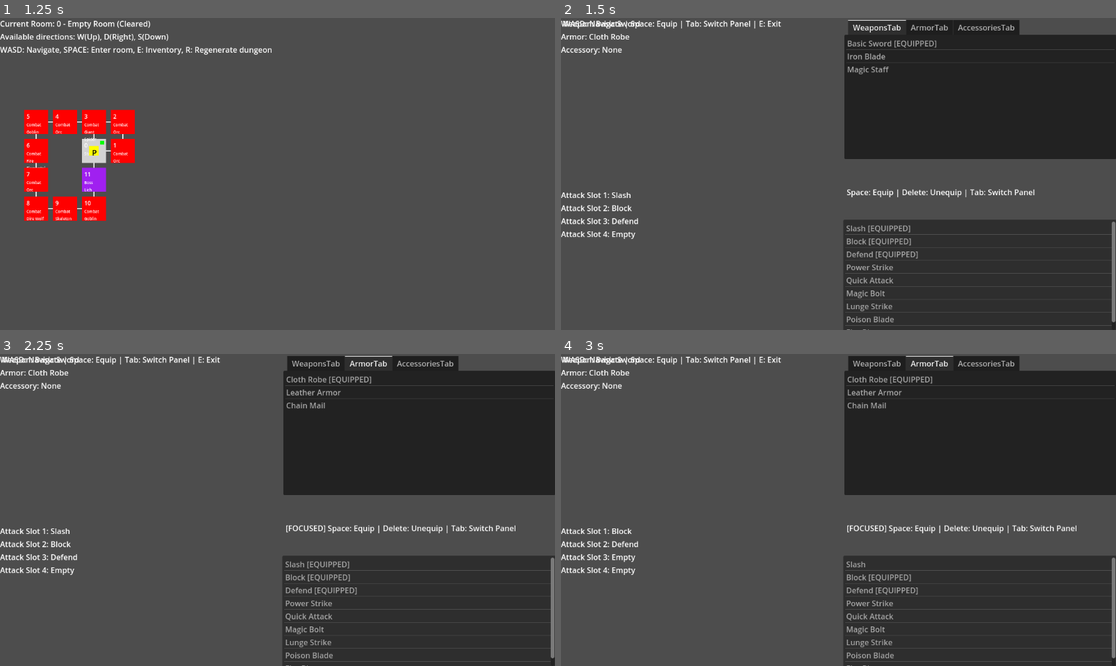
Above: before the commit, frames 1-4 (two rows, left to right).
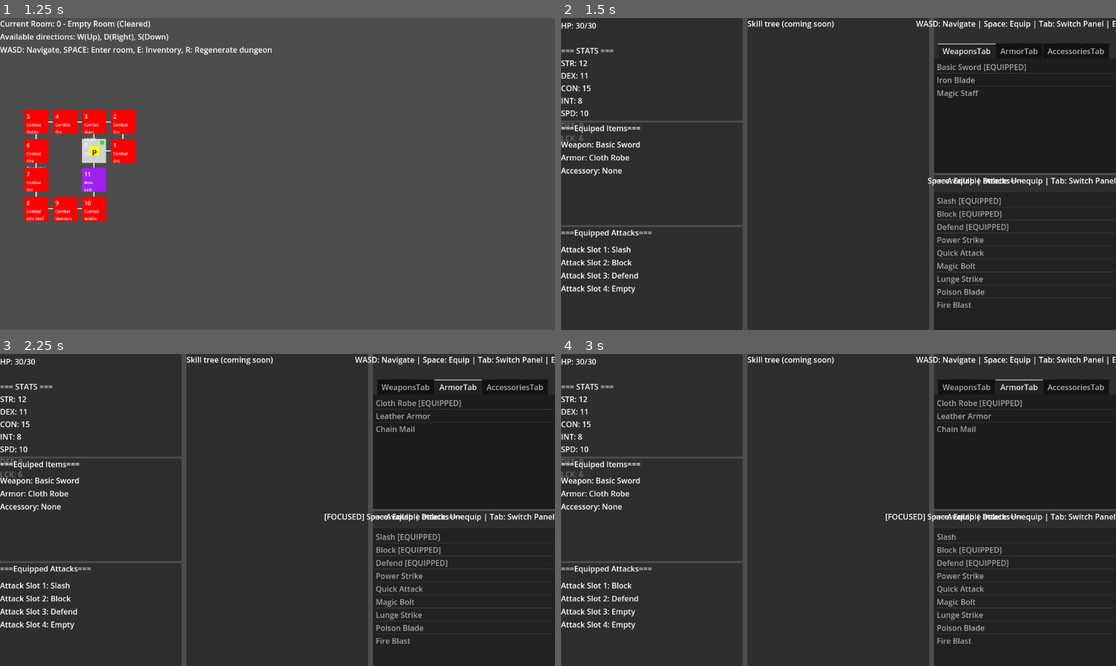
Above: after the commit, the same moments.

Repository: theoskille/project-rogue
Game: Godot game, scene res://scenes/main.tscn
The game is run twice, just before and just after one commit, with the same random seed, the same clock (stepped at 60 frames per second) and the same inputs.
Inputs:
- Up to frame 1 (1.25 s): tap Enter at 0.5 s; hold D from 0.53 s (still down); tap R at 0.6 s; tap Space at 0.77 s
- Up to frame 2 (1.5 s): tap Space at 1.25 s; release D at 1.28 s; hold S from 1.28 s (still down); tap E at 1.35 s
- Up to frame 3 (2.25 s): tap Space at 1.52 s; tap Enter at 2 s; release S at 2.03 s; hold D from 2.03 s (still down); tap Tab at 2.1 s
- Up to frame 4 (3 s): tap Space at 2.75 s; release D at 2.78 s; hold W from 2.78 s (still down); tap Delete at 2.85 s

Frame 1 is identical in both runs. In frame 2, 63% of the frame differs, in the area x 0-100%, y 0-100%; in frame 3, 63%; in frame 4, 63%.

Commit message:
update inventory ui

Diff:
--- a/scenes/main.tscn
+++ b/scenes/main.tscn
@@ -202,147 +202,208 @@
 anchor_bottom = 1.0
 grow_horizontal = 2
 grow_vertical = 2
+theme_override_constants/separation = 10
 metadata/_edit_use_anchors_ = true
 
 [node name="LeftPanel" type="VBoxContainer" parent="InventoryManager/HBoxContainer"]
 layout_mode = 2
+size_flags_horizontal = 3
+
+[node name="PlayerStatsPanel" type="Panel" parent="InventoryManager/HBoxContainer/LeftPanel"]
+layout_mode = 2
+size_flags_vertical = 3
+
+[node name="PlayerStatsLabel" type="Label" parent="InventoryManager/HBoxContainer/LeftPanel/PlayerStatsPanel"]
+layout_mode = 1
+anchors_preset = 15
+anchor_right = 1.0
+anchor_bottom = 1.0
+grow_horizontal = 2
+grow_vertical = 2
+metadata/_edit_use_anchors_ = true
 
 [node name="EquippedItemsPanel" type="Panel" parent="InventoryManager/HBoxContainer/LeftPanel"]
 layout_mode = 2
+size_flags_vertical = 3
 
 [node name="EquippedItemsLabel" type="Label" parent="InventoryManager/HBoxContainer/LeftPanel/EquippedItemsPanel"]
-layout_mode = 0
-offset_right = 402.0
-offset_bottom = 36.0
-metadata/_edit_use_anchors_ = true
-
-[node name="EquippedItemsContainer" type="VBoxContainer" parent="InventoryManager/HBoxContainer/LeftPanel/EquippedItemsPanel"]
-layout_mode = 0
-offset_right = 491.0
-offset_bottom = 337.0
-
-[node name="WeaponSlot" type="Label" parent="InventoryManager/HBoxContainer/LeftPanel/EquippedItemsPanel/EquippedItemsContainer"]
-layout_mode = 2
-
-[node name="ArmorSlot" type="Label" parent="InventoryManager/HBoxContainer/LeftPanel/EquippedItemsPanel/EquippedItemsContainer"]
-layout_mode = 2
-
-[node name="AccessorySlot" type="Label" parent="InventoryManager/HBoxContainer/LeftPanel/EquippedItemsPanel/EquippedItemsContainer"]
-layout_mode = 2
-
-[node name="EquippedAttacksPanel" type="Panel" parent="InventoryManager/HBoxContainer/LeftPanel"]
-layout_mode = 2
-
-[node name="EquippedAttacksLabel" type="Label" parent="InventoryManager/HBoxContainer/LeftPanel/EquippedAttacksPanel"]
-layout_mode = 0
-offset_top = 408.0
-offset_right = 329.0
-offset_bottom = 475.0
-metadata/_edit_use_anchors_ = true
-
-[node name="EquippedAttacksContainer" type="VBoxContainer" parent="InventoryManager/HBoxContainer/LeftPanel/EquippedAttacksPanel"]
-layout_mode = 0
-offset_top = 352.0
-offset_right = 570.0
-offset_bottom = 649.0
-metadata/_edit_use_anchors_ = true
-
-[node name="AttackSlot1" type="Label" parent="InventoryManager/HBoxContainer/LeftPanel/EquippedAttacksPanel/EquippedAttacksContainer"]
-layout_mode = 2
-
-[node name="AttackSlot2" type="Label" parent="InventoryManager/HBoxContainer/LeftPanel/EquippedAttacksPanel/EquippedAttacksContainer"]
-layout_mode = 2
-
-[node name="AttackSlot3" type="Label" parent="InventoryManager/HBoxContainer/LeftPanel/EquippedAttacksPanel/EquippedAttacksContainer"]
-layout_mode = 2
-
-[node name="AttackSlot4" type="Label" parent="InventoryManager/HBoxContainer/LeftPanel/EquippedAttacksPanel/EquippedAttacksContainer"]
-layout_mode = 2
-
-[node name="RightPanel" type="VBoxContainer" parent="InventoryManager/HBoxContainer"]
-layout_mode = 2
-
-[node name="ItemSelectionPanel" type="Panel" parent="InventoryManager/HBoxContainer/RightPanel"]
-layout_mode = 2
-
-[node name="TabContainer" type="TabContainer" parent="InventoryManager/HBoxContainer/RightPanel/ItemSelectionPanel"]
-layout_mode = 0
-offset_left = 584.0
-offset_top = 4.0
-offset_right = 1149.0
-offset_bottom = 293.0
-current_tab = 0
-metadata/_edit_use_anchors_ = true
-
-[node name="WeaponsTab" type="Control" parent="InventoryManager/HBoxContainer/RightPanel/ItemSelectionPanel/TabContainer"]
-layout_mode = 2
-metadata/_tab_index = 0
-
-[node name="WeaponsList" type="ItemList" parent="InventoryManager/HBoxContainer/RightPanel/ItemSelectionPanel/TabContainer/WeaponsTab"]
-layout_mode = 1
-anchors_preset = 15
-anchor_right = 1.0
-anchor_bottom = 1.0
-grow_horizontal = 2
-grow_vertical = 2
-metadata/_edit_use_anchors_ = true
-
-[node name="ArmorTab" type="Control" parent="InventoryManager/HBoxContainer/RightPanel/ItemSelectionPanel/TabContainer"]
-visible = false
-layout_mode = 2
-metadata/_tab_index = 1
-
-[node name="ArmorList" type="ItemList" parent="InventoryManager/HBoxContainer/RightPanel/ItemSelectionPanel/TabContainer/ArmorTab"]
-layout_mode = 1
-anchors_preset = 15
-anchor_right = 1.0
-anchor_bottom = 1.0
-grow_horizontal = 2
-grow_vertical = 2
-metadata/_edit_use_anchors_ = true
-
-[node name="AccessoriesTab" type="Control" parent="InventoryManager/HBoxContainer/RightPanel/ItemSelectionPanel/TabContainer"]
-visible = false
-layout_mode = 2
-metadata/_tab_index = 2
-
-[node name="AccessoriesList" type="ItemList" parent="InventoryManager/HBoxContainer/RightPanel/ItemSelectionPanel/TabContainer/AccessoriesTab"]
-layout_mode = 1
-anchors_preset = 15
-anchor_right = 1.0
-anchor_bottom = 1.0
-grow_horizontal = 2
-grow_vertical = 2
-metadata/_edit_use_anchors_ = true
-
-[node name="InstructionsLabel" type="Label" parent="InventoryManager/HBoxContainer/RightPanel/ItemSelectionPanel"]
 layout_mode = 0
 offset_right = 40.0
 offset_bottom = 23.0
+text = "===Equiped Items===
+"
+
+[node name="EquippedItemsContainer" type="VBoxContainer" parent="InventoryManager/HBoxContainer/LeftPanel/EquippedItemsPanel"]
+layout_mode = 1
+anchors_preset = -1
+anchor_top = 0.159624
+anchor_right = 1.0
+anchor_bottom = 1.0
+grow_horizontal = 2
+grow_vertical = 0
+metadata/_edit_use_anchors_ = true
+
+[node name="WeaponSlot" type="Label" parent="InventoryManager/HBoxContainer/LeftPanel/EquippedItemsPanel/EquippedItemsContainer"]
+layout_mode = 2
+text = "Weapon: None"
+
+[node name="ArmorSlot" type="Label" parent="InventoryManager/HBoxContainer/LeftPanel/EquippedItemsPanel/EquippedItemsContainer"]
+layout_mode = 2
+text = "Armor: None"
+
+[node name="AccessorySlot" type="Label" parent="InventoryManager/HBoxContainer/LeftPanel/EquippedItemsPanel/EquippedItemsContainer"]
+layout_mode = 2
+text = "Accessory: None"
+
+[node name="EquippedAttacksPanel" type="Panel" parent="InventoryManager/HBoxContainer/LeftPanel"]
+layout_mode = 2
+size_flags_vertical = 3
+
+[node name="EquippedAttacksLabel" type="Label" parent="InventoryManager/HBoxContainer/LeftPanel/EquippedAttacksPanel"]
+layout_mode = 0
+offset_right = 40.0
+offset_bottom = 23.0
+text = "===Equipped Attacks==="
+
+[node name="EquippedAttacksContainer" type="VBoxContainer" parent="InventoryManager/HBoxContainer/LeftPanel/EquippedAttacksPanel"]
+layout_mode = 1
+anchors_preset = -1
+anchor_top = 0.163551
+anchor_right = 1.0
+anchor_bottom = 1.0
+grow_horizontal = 2
+grow_vertical = 2
+metadata/_edit_use_anchors_ = true
+
+[node name="AttackSlot1" type="Label" parent="InventoryManager/HBoxContainer/LeftPanel/EquippedAttacksPanel/EquippedAttacksContainer"]
+layout_mode = 2
+text = "Attack Slot 1: Empty"
+
+[node name="AttackSlot2" type="Label" parent="InventoryManager/HBoxContainer/LeftPanel/EquippedAttacksPanel/EquippedAttacksContainer"]
+layout_mode = 2
+text = "Attack Slot 2: Empty"
+
+[node name="AttackSlot3" type="Label" parent="InventoryManager/HBoxContainer/LeftPanel/EquippedAttacksPanel/EquippedAttacksContainer"]
+layout_mode = 2
+text = "Attack Slot 3: Empty"
+
+[node name="AttackSlot4" type="Label" parent="InventoryManager/HBoxContainer/LeftPanel/EquippedAttacksPanel/EquippedAttacksContainer"]
+layout_mode = 2
+text = "Attack Slot 4: Empty"
+
+[node name="CenterPanel" type="VBoxContainer" parent="InventoryManager/HBoxContainer"]
+layout_mode = 2
+size_flags_horizontal = 3
+
+[node name="SkillTreePanel" type="Panel" parent="InventoryManager/HBoxContainer/CenterPanel"]
+layout_mode = 2
+size_flags_vertical = 3
+
+[node name="Label" type="Label" parent="InventoryManager/HBoxContainer/CenterPanel/SkillTreePanel"]
+layout_mode = 0
+offset_right = 40.0
+offset_bottom = 23.0
+text = "Skill tree (coming soon)
+"
+horizontal_alignment = 1
+vertical_alignment = 1
+
+[node name="RightPanel" type="VBoxContainer" parent="InventoryManager/HBoxContainer"]
+layout_mode = 2
+size_flags_horizontal = 3
+
+[node name="ItemSelectionPanel" type="Panel" parent="InventoryManager/HBoxContainer/RightPanel"]
+layout_mode = 2
+size_flags_vertical = 3
+
+[node name="TabContainer" type="TabContainer" parent="InventoryManager/HBoxContainer/RightPanel/ItemSelectionPanel"]
+layout_mode = 1
+anchors_preset = -1
+anchor_top = 0.164596
+anchor_right = 1.0
+anchor_bottom = 1.0
+grow_horizontal = 2
+grow_vertical = 2
+current_tab = 0
+metadata/_edit_use_anchors_ = true
+
+[node name="WeaponsTab" type="Control" parent="InventoryManager/HBoxContainer/RightPanel/ItemSelectionPanel/TabContainer"]
+layout_mode = 2
+metadata/_tab_index = 0
+
+[node name="WeaponsList" type="ItemList" parent="InventoryManager/HBoxContainer/RightPanel/ItemSelectionPanel/TabContainer/WeaponsTab"]
+layout_mode = 1
+anchors_preset = 15
+anchor_right = 1.0
+anchor_bottom = 1.0
+grow_horizontal = 2
+grow_vertical = 2
+metadata/_edit_use_anchors_ = true
+
+[node name="ArmorTab" type="Control" parent="InventoryManager/HBoxContainer/RightPanel/ItemSelectionPanel/TabContainer"]
+visible = false
+layout_mode = 2
+metadata/_tab_index = 1
+
+[node name="ArmorList" type="ItemList" parent="InventoryManager/HBoxContainer/RightPanel/ItemSelectionPanel/TabContainer/ArmorTab"]
+layout_mode = 1
+anchors_preset = 15
+anchor_right = 1.0
+anchor_bottom = 1.0
+grow_horizontal = 2
+grow_vertical = 2
+metadata/_edit_use_anchors_ = true
+
+[node name="AccessoriesTab" type="Control" parent="InventoryManager/HBoxContainer/RightPanel/ItemSelectionPanel/TabContainer"]
+visible = false
+layout_mode = 2
+metadata/_tab_index = 2
+
+[node name="AccessoriesList" type="ItemList" parent="InventoryManager/HBoxContainer/RightPanel/ItemSelectionPanel/TabContainer/AccessoriesTab"]
+layout_mode = 1
+anchors_preset = 15
+anchor_right = 1.0
+anchor_bottom = 1.0
+grow_horizontal = 2
+grow_vertical = 2
+metadata/_edit_use_anchors_ = true
+
+[node name="InstructionsLabel" type="Label" parent="InventoryManager/HBoxContainer/RightPanel/ItemSelectionPanel"]
+layout_mode = 1
+anchors_preset = 15
+anchor_right = 1.0
+anchor_bottom = 1.0
+grow_horizontal = 2
+grow_vertical = 2
+metadata/_edit_use_anchors_ = true
 
 [node name="AttacksPanel" type="Panel" parent="InventoryManager/HBoxContainer/RightPanel"]
 layout_mode = 2
+size_flags_vertical = 3
 
 [node name="AttacksLabel" type="Label" parent="InventoryManager/HBoxContainer/RightPanel/AttacksPanel"]
-layout_mode = 0
-offset_left = 723.0
-offset_top = 305.0
-offset_right = 1139.0
-offset_bottom = 356.0
+layout_mode = 1
+anchors_preset = -1
+anchor_right = 0.492063
+anchor_bottom = 0.0714286
+text = "===Available attacks==="
 metadata/_edit_use_anchors_ = true
 
 [node name="AttacksList" type="ItemList" parent="InventoryManager/HBoxContainer/RightPanel/AttacksPanel"]
-layout_mode = 0
-offset_left = 582.0
-offset_top = 415.0
-offset_right = 1151.0
-offset_bottom = 648.0
+layout_mode = 1
+anchors_preset = -1
+anchor_top = 0.111801
+anchor_right = 1.0
+anchor_bottom = 1.0
+grow_horizontal = 2
+grow_vertical = 2
 metadata/_edit_use_anchors_ = true
 
 [node name="AttackInstructions" type="Label" parent="InventoryManager/HBoxContainer/RightPanel/AttacksPanel"]
-layout_mode = 0
-offset_left = 589.0
-offset_top = 346.0
-offset_right = 851.0
-offset_bottom = 409.0
-metadata/_edit_use_anchors_ = true
+layout_mode = 1
+anchors_preset = -1
+anchor_left = 0.997355
+anchor_right = 1.0
+anchor_bottom = 0.0714286
+grow_horizontal = 0
+metadata/_edit_use_anchors_ = true
--- a/scripts/CombatController.gd
+++ b/scripts/CombatController.gd
@@ -310,6 +310,13 @@
 func end_combat(player_won: bool):
 	combat_active = false
 	cooldown_manager.clear_all_cooldowns()
+
+	if player_won and enemy:
+		# Award XP for defeating the enemy
+		var xp_gained = enemy.get_xp_reward()
+		player.gain_experience(xp_gained)
+		log_combat_message("Gained %d experience points!" % xp_gained)
+
 	emit_signal("combat_ended", player_won)
 
 func log_combat_message(message: String):
@@ -342,3 +349,15 @@
 		enemy.stats["STR"], enemy.stats["INT"], enemy.stats["SPD"],
 		enemy.stats["DEX"], enemy.stats["CON"], enemy.stats["DEF"], enemy.stats["LCK"]
 	]
+
+func get_player_level_info() -> Dictionary:
+	return player.get_level_info()
+
+func get_player_level_text() -> String:
+	var level_info = player.get_level_info()
+	return "Level %d - XP: %d/%d (%.1f%%)" % [
+		level_info["level"],
+		level_info["experience"],
+		level_info["experience_to_next"],
+		level_info["progress"] * 100
+	]
--- a/scripts/CombatManager.gd
+++ b/scripts/CombatManager.gd
@@ -64,6 +64,9 @@
 	# Connect enemy turn delay signal
 	combat_controller.enemy_turn_delay_started.connect(_on_enemy_turn_delay_started)
 
+	# Connect player level up signal
+	player.level_up.connect(_on_player_level_up)
+
 func setup_ui():
 	# Set UI references for CombatUI
 	combat_ui.set_ui_references(
@@ -107,3 +110,12 @@
 func _on_enemy_turn_timer_timeout():
 	# Timer finished, enemy can take their turn
 	combat_controller.take_enemy_turn()
+
+func _on_player_level_up(new_level: int, old_max_hp: int, new_max_hp: int):
+	# Show level up message in combat log
+	combat_ui.log_combat_message("LEVEL UP! You are now level %d!" % new_level)
+	combat_ui.log_combat_message("Max HP increased from %d to %d!" % [old_max_hp, new_max_hp])
+	combat_ui.log_combat_message("All stats increased by 1!")
+
+	# Update the UI to show new stats
+	combat_ui.update_display()
--- a/scripts/CombatUI.gd
+++ b/scripts/CombatUI.gd
@@ -138,11 +138,13 @@
 
 	# Format player stats
 	var player_stats_text = combat_controller.get_player_stats_text()
+	var player_level_text = combat_controller.get_player_level_text()
 
 	# Format enemy stats
 	var enemy_stats_text = combat_controller.get_enemy_stats_text()
 
-	status_display.text = "=== PLAYER ===\nHP: %d/%d\nStats: %s\n%s\n=== %s ===\nHP: %d/%d\nStats: %s\n%s" % [
+	status_display.text = "=== PLAYER ===\n%s\nHP: %d/%d\nStats: %s\n%s\n=== %s ===\nHP: %d/%d\nStats: %s\n%s" % [
+		player_level_text,
 		combat_controller.player.current_hp, combat_controller.player.max_hp,
 		player_stats_text,
 		player_status if player_status != "" else "No status effects",
--- a/scripts/InventoryManager.gd
+++ b/scripts/InventoryManager.gd
@@ -1,5 +1,8 @@
 class_name InventoryManager
 extends Control
+
+# UI References - Left Panel (Player Stats)
+@onready var player_stats_label: Label = $HBoxContainer/LeftPanel/PlayerStatsPanel/PlayerStatsLabel
 
 # UI References - Left Panel (Equipped Items)
 @onready var weapon_slot: Label = $HBoxContainer/LeftPanel/EquippedItemsPanel/EquippedItemsContainer/WeaponSlot
@@ -60,10 +63,30 @@
 	if not player:
 		return
 
+	update_player_stats_display()
 	update_equipped_items_display()
 	update_equipped_attacks_display()
 	update_available_items_lists()
 	update_available_attacks_list()
+
+func update_player_stats_display():
+	if not player:
+		return
+
+	var stats_text = "=== PLAYER STATS ===\n"
+	stats_text += "Level: %d\n" % player.level
+	stats_text += "XP: %d/%d\n" % [player.experience, player.experience_to_next_level]
+	stats_text += "HP: %d/%d\n" % [player.current_hp, player.max_hp]
+	stats_text += "\n=== STATS ===\n"
+	stats_text += "STR: %d\n" % player.stats["STR"]
+	stats_text += "DEX: %d\n" % player.stats["DEX"]
+	stats_text += "CON: %d\n" % player.stats["CON"]
+	stats_text += "INT: %d\n" % player.stats["INT"]
+	stats_text += "SPD: %d\n" % player.stats["SPD"]
+	stats_text += "DEF: %d\n" % player.stats["DEF"]
+	stats_text += "LCK: %d\n" % player.stats["LCK"]
+
+	player_stats_label.text = stats_text
 
 func update_equipped_items_display():
 	if not player:
--- a/scripts/entities/Entity.gd
+++ b/scripts/entities/Entity.gd
@@ -3,13 +3,13 @@
 
 # Base stats that all entities have
 var stats: Dictionary = {
-	"STR": 10,
-	"INT": 8,
-	"SPD": 10,
-	"DEX": 10,
-	"CON": 12,
-	"DEF": 8,
-	"LCK": 5
+	"STR": 5,
+	"INT": 4,
+	"SPD": 5,
+	"DEX": 5,
+	"CON": 6,
+	"DEF": 4,
+	"LCK": 3
 }
 
 # Health system
--- a/scripts/entities/Player.gd
+++ b/scripts/entities/Player.gd
@@ -1,5 +1,8 @@
 class_name Player
 extends Entity
+
+# Signals
+signal level_up(new_level: int, old_max_hp: int, new_max_hp: int)
 
 # Player-specific stats (override base stats)
 func _init():
@@ -26,9 +29,9 @@
 	equipped_armor = "Cloth Robe"
 
 # Equipment system (Player-specific)
-var equipped_weapon: String = ""
-var equipped_armor: String = ""
-var equipped_accessory: String = ""
+var equipped_weapon: String = "Rusty Sword"
+var equipped_armor: String = "Leather Armor"
+var equipped_accessory: String = "None"
 
 # Available items (inventory)
 var available_weapons: Array[String] = ["Basic Sword", "Iron Blade", "Magic Staff"]
@@ -36,6 +39,52 @@
 var available_accessories: Array[String] = ["Lucky Charm", "Power Ring", "Speed Boots"]
 
 var max_equipped_attacks: int = 4
+
+# Leveling system
+var level: int = 1
+var experience: int = 0
+var experience_to_next_level: int = 100  # Base XP requirement
+
+# XP requirements scale with level
+func get_xp_for_next_level() -> int:
+	return level * 100  # Simple scaling: level 1->2 = 100 XP, level 2->3 = 200 XP, etc.
+
+func gain_experience(amount: int):
+	experience += amount
+	check_level_up()
+
+func check_level_up():
+	while experience >= experience_to_next_level:
+		perform_level_up()
+
+func perform_level_up():
+	# Increase level
+	level += 1
+
+	# Increase all stats by 1
+	for stat_name in stats.keys():
+		stats[stat_name] += 1
+
+	# Recalculate health based on new CON
+	var old_max_hp = max_hp
+	max_hp = stats["CON"] * 2
+	current_hp = max_hp  # Full heal on level up
+
+	# Calculate remaining XP
+	experience -= experience_to_next_level
+	experience_to_next_level = get_xp_for_next_level()
+
+	# Emit signal for UI updates
+	emit_signal("level_up", level, old_max_hp, max_hp)
+
+# Get level info for UI
+func get_level_info() -> Dictionary:
+	return {
+		"level": level,
+		"experience": experience,
+		"experience_to_next": experience_to_next_level,
+		"progress": float(experience) / float(experience_to_next_level)
+	}
 
 # Override base methods to add equipment bonuses
 func get_speed() -> int:
--- a/scripts/entities/enemies/Enemy.gd
+++ b/scripts/entities/enemies/Enemy.gd
@@ -2,11 +2,12 @@
 extends Entity
 
 var name: String
+var xp_reward: int = 50  # Base XP reward
 
 func _init():
 	# Default values - will be set by EnemyDatabase.create_enemy()
 	name = "Unknown Enemy"
-	stats = {"STR": 8, "INT": 4, "SPD": 8, "DEX": 8, "CON": 10, "DEF": 6, "LCK": 3}
+	stats = {"STR": 4, "INT": 2, "SPD": 4, "DEX": 4, "CON": 5, "DEF": 3, "LCK": 2}
 	attacks = ["Slash"]
 
 	# Call parent constructor to set up health
@@ -32,3 +33,7 @@
 		attack_info.append(info)
 
 	return attack_info
+
+# Get XP reward for defeating this enemy
+func get_xp_reward() -> int:
+	return xp_reward
